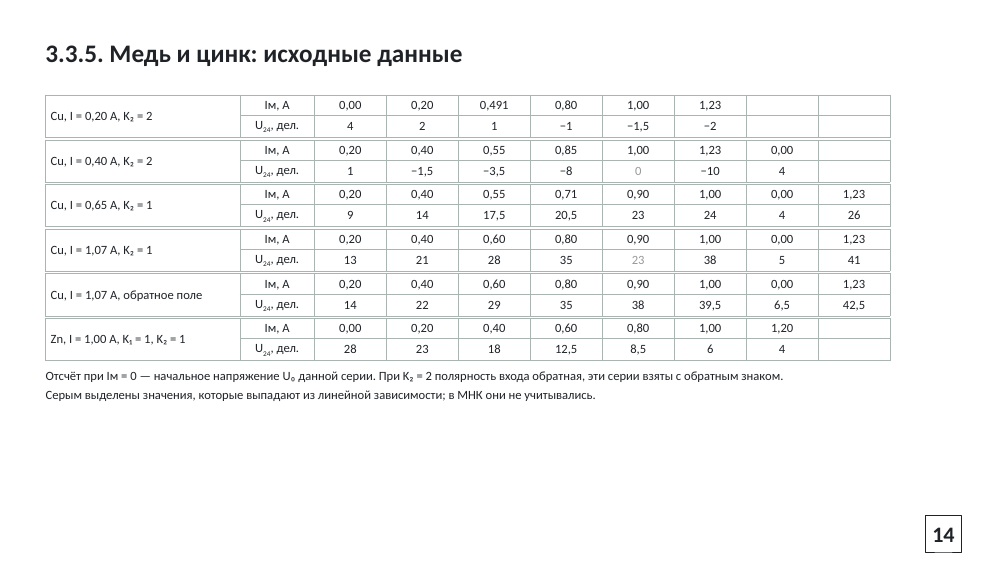
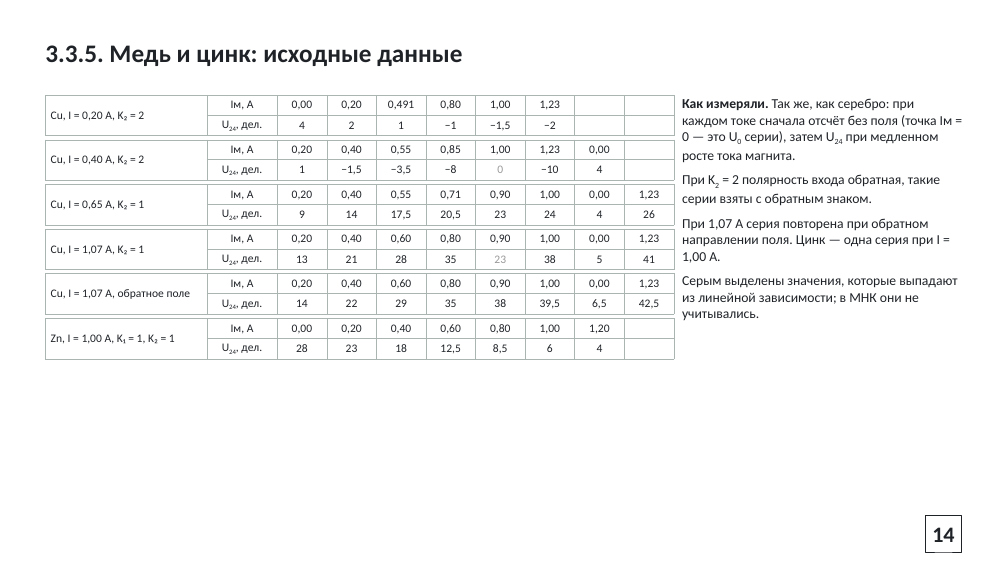
Before and after one commit to Kredos9107/zxc, a slide deck: slide 14 of labs/2 курс/3.3.5/3.3.6 + 3.3.5 Магнетосопротивление и эффект Холла.pptx. Drawn at 1008x567 pixels with LibreOffice and Linux fonts; fonts in the diff are those of the drawing. Boxes give left, top, right and bottom in pixels: in the first picture for what was removed or moved away, otherwise in the second. Text is boxed around its words. In the diff, an @@ line names an element or a change of style, - is before the commit and + after.

Commit message:
3.3.5: при максимальном токе — среднее по двум направлениям поля

```diff
--- a/labs/2 курс/3.3.5/3.3.6 + 3.3.5 Магнетосопротивление и эффект Холла.pptx
+++ b/labs/2 курс/3.3.5/3.3.6 + 3.3.5 Магнетосопротивление и эффект Холла.pptx
@@ table at bbox=[45, 95, 676, 348] @@
@@ size 12 to 11 pt @@
@@ table: place and size @@
-table at bbox=[45, 95, 889, 349]
+table at bbox=[45, 95, 676, 348]
@@ text at bbox=[682, 98, 953, 263]: text changed; size 12 to 13 pt @@
-Отсчёт при Iм = 0 — начальное напряжение U₀ данной серии. При K₂ = 2 полярность входа обратная, эти серии взяты с обратным знаком.
+Как измеряли. Так же, как серебро: при каждом токе сначала отсчёт без поля (точка Iм = 0 — это U0 серии), затем U24 при медленном росте тока магнита.
+При K2 = 2 полярность входа обратная, такие серии взяты с обратным знаком.
+При 1,07 А серия повторена при обратном направлении поля. Цинк — одна серия при I = 1,00 А.
@@ text "Как измеряли. Так же, как ...": place and size @@
-text "Как измеряли. Так же, как ..." at bbox=[46, 371, 783, 401]
+text "Как измеряли. Так же, как ..." at bbox=[682, 98, 957, 320]
@@ table at bbox=[45, 140, 676, 348] @@
@@ size 12 to 11 pt @@
@@ table: place and size @@
-table at bbox=[45, 140, 889, 384]
+table at bbox=[45, 140, 676, 348]
@@ table at bbox=[45, 185, 676, 348] @@
@@ size 12 to 11 pt @@
@@ table: place and size @@
-table at bbox=[45, 185, 889, 349]
+table at bbox=[45, 185, 676, 348]
@@ table at bbox=[45, 229, 676, 338] @@
@@ size 12 to 11 pt @@
@@ table: place and size @@
-table at bbox=[45, 229, 889, 338]
+table at bbox=[45, 229, 676, 338]
@@ table at bbox=[45, 274, 676, 338] @@
@@ size 12 to 11 pt @@
@@ table: place and size @@
-table at bbox=[45, 274, 889, 338]
+table at bbox=[45, 274, 676, 338]
@@ text at bbox=[682, 276, 957, 320]: size 12 to 13 pt in "Серым выделены значения, которые выпадают из линейной ..."; more space between paragraphs @@
@@ table at bbox=[45, 318, 676, 358] @@
@@ size 12 to 11 pt @@
@@ table: place and size @@
-table at bbox=[45, 318, 889, 384]
+table at bbox=[45, 318, 676, 358]
```
Also in this commit, not shown: 8 other slides changed.
